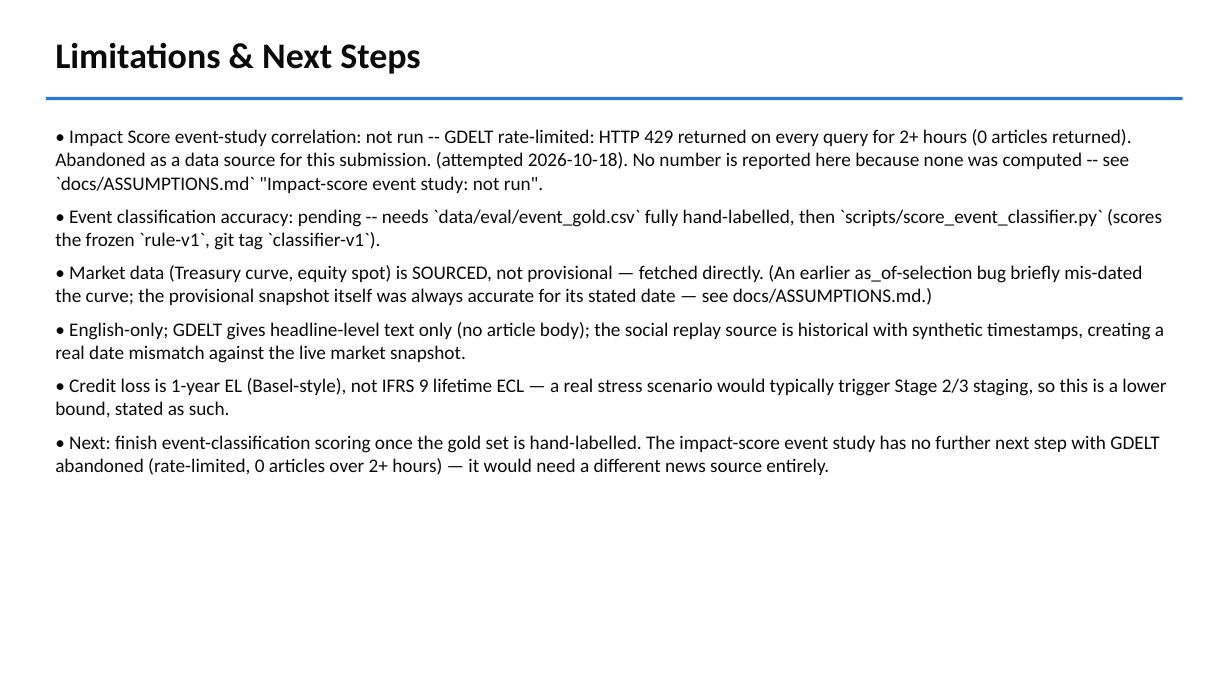
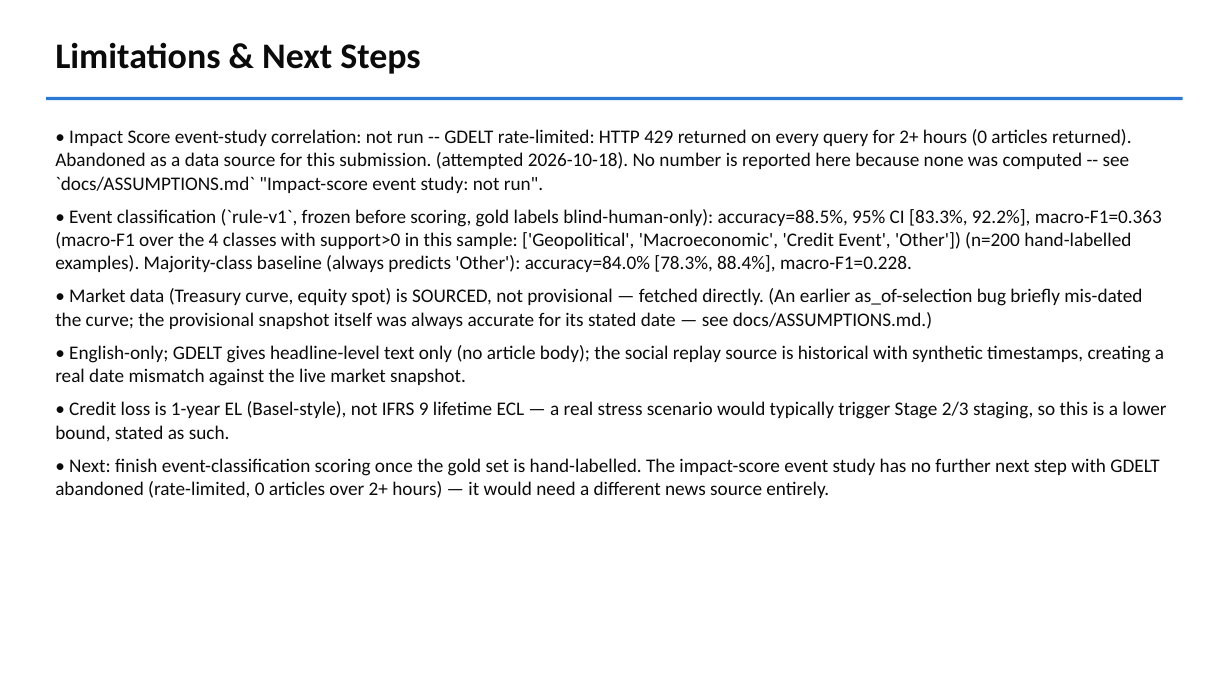
Before and after one commit to aadits1965/iitg-aadit-siroya-hackathon, a slide deck: slide 7 of docs/presentation.pptx. Drawn at 1232x693 pixels with LibreOffice and Linux fonts; fonts in the diff are those of the drawing. Boxes give left, top, right and bottom in pixels: in the first picture for what was removed or moved away, otherwise in the second. Text is boxed around its words. In the diff, an @@ line names an element or a change of style, - is before the commit and + after.

Commit message:
chore: local market-data refresh (2026-10-18 23:26)

```diff
--- a/docs/presentation.pptx
+++ b/docs/presentation.pptx
@@ text at (x1=55, y1=209, x2=1162, y2=273): text changed @@
-• Event classification accuracy: pending -- needs `data/eval/event_gold.csv` fully hand-labelled, then `scripts/score_event_classifier.py` (scores the frozen `rule-v1`, git tag `classifier-v1`).
+• Event classification (`rule-v1`, frozen before scoring, gold labels blind-human-only): accuracy=88.5%, 95% CI [83.3%, 92.2%], macro-F1=0.363 (macro-F1 over the 4 classes with support>0 in this sample: ['Geopolitical', 'Macroeconomic', 'Credit Event', 'Other']) (n=200 hand-labelled examples). Majority-class baseline (always predicts 'Other'): accuracy=84.0% [78.3%, 88.4%], macro-F1=0.228.
```
Also in this commit, not shown: 8 other files.
